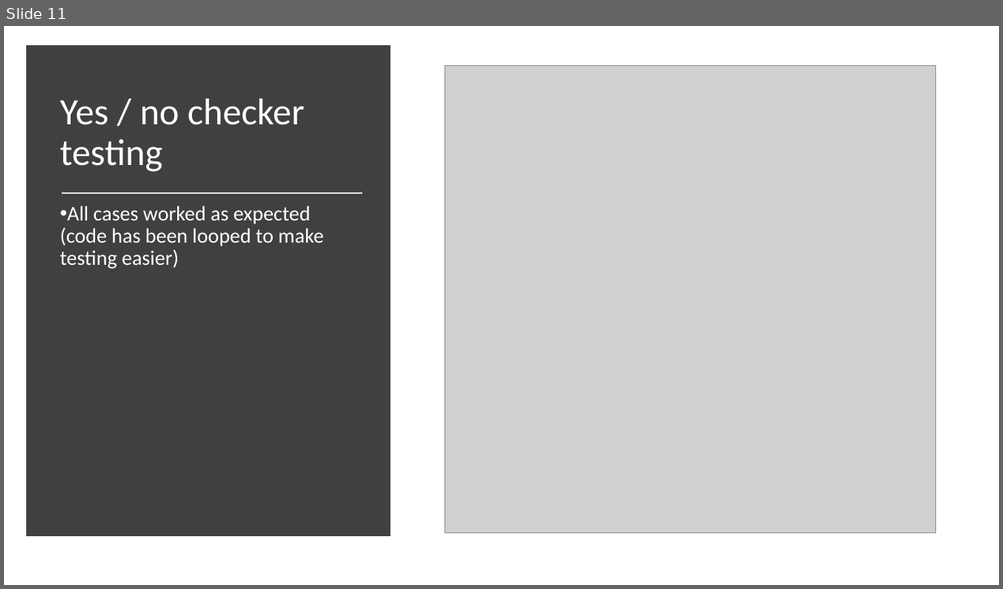
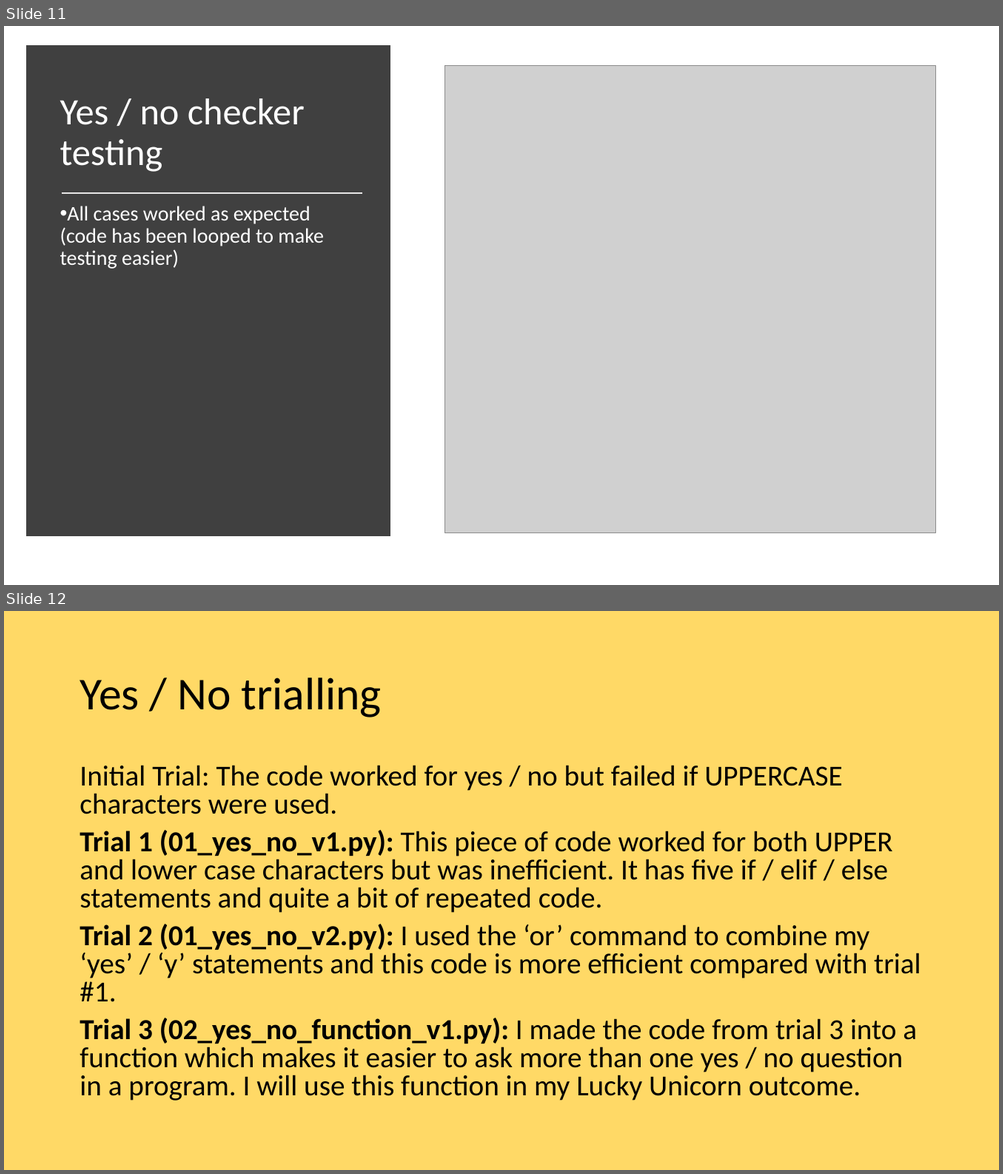
Before and after one commit to Armaan516/01-Lucky_Unicorn, a slide deck: lucky_unicorn_slides.pptx. Shown one above the other, each under a label of ours: slide 11 before the commit, slides 11 and 12 after it. The pictures are 1003x589 and 1003x1174 pixels, drawn with LibreOffice and Linux fonts; fonts in the diff are those of the drawing; grey boxes stand for pictures. Boxes give left, top, right and bottom in pixels: in the first picture for what was removed or moved away, otherwise in the second. Text is boxed around its words. In the diff, an @@ line names an element or a change of style, - is before the commit and + after.

```diff
--- a/lucky_unicorn_slides.pptx
+++ b/lucky_unicorn_slides.pptx
@@ slide 12 added at [4,611,999,1170], background #FFD966 @@
@@ title added at [79,678,381,718], 44 pt, text #000000 @@
+Yes / No trialling
@@ text added at [79,765,920,1101], 28 pt, text #000000 @@
+Initial Trial: The code worked for yes / no but failed if UPPERCASE characters were used.
+Trial 1 (01_yes_no_v1.py): This piece of code worked for both UPPER and lower case characters but was inefficient. It has five if / elif / else statements and quite a bit of repeated code.
+Trial 2 (01_yes_no_v2.py): I used the ‘or’ command to combine my ‘yes’ / ‘y’ statements and this code is more efficient compared with trial #1.
+Trial 3 (02_yes_no_function_v1.py): I made the code from trial 3 into a function which makes it easier to ask more than one yes / no question in a program. I will use this function in my Lucky Unicorn outcome.
```
Also in this commit, not shown: 1 other slide added, 2 other files.
